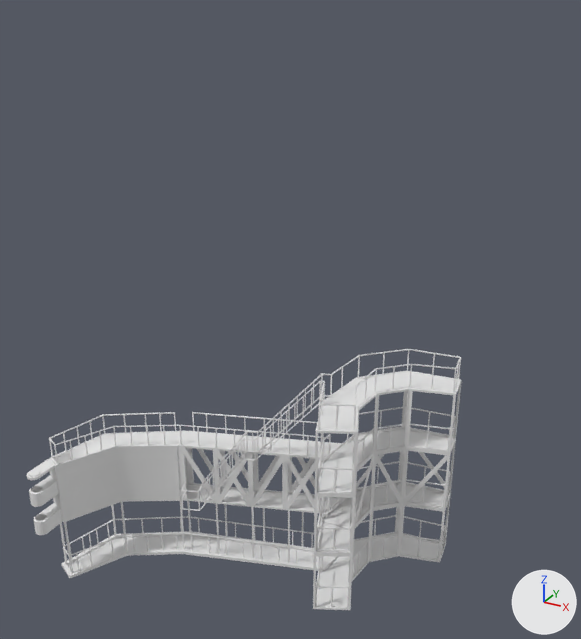
An edit to the FBX model Assets/ART/models/Cosmodrome/BigApproachStation/service right approach_02.FBX, drawn before and after from the same camera.
One viewpoint serves both versions: a camera (50 mm lens) standing at (7.4, -17.9, 18.8) and looking at (-6.7, 7.6, 6.1). The axes (+X, +Y, +Z) are drawn at lower right. The lights are the same throughout. Where no turn or scale is listed for an object, it has been applied to the vertices.

Objects in the first picture: 'service right approach_01'.
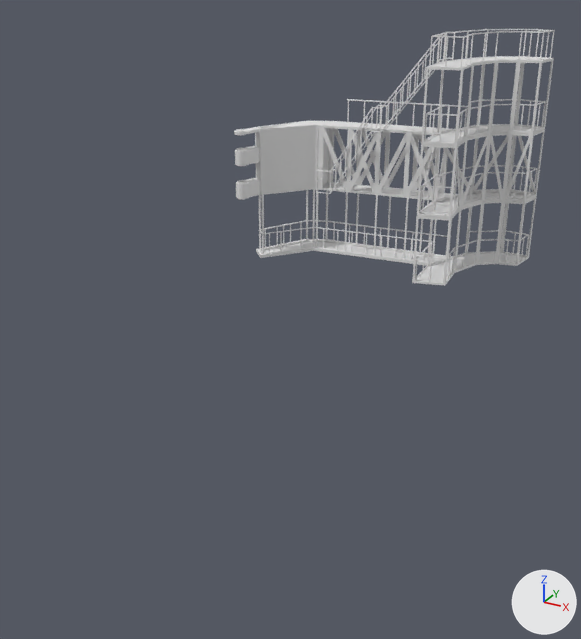
Location of each change, [x1, y1, x2, y2] in pixels of the pictures (581 x 639 px; the box of a moved part takes in the faces that stretch with it):
'service right approach_01', reshaped, moved (26% narrower): before [26, 349, 462, 610]; after [234, 29, 555, 286]
part 1 of me_service_right_approach_01, moved or reshaped: before [177, 431, 342, 514]; after [317, 121, 461, 201]
part 2 of me_service_right_approach_01, moved or reshaped: before [318, 405, 320, 429]; after [347, 100, 349, 122]
part 3 of me_service_right_approach_01, moved or reshaped: before [354, 406, 356, 430]; after [363, 101, 365, 123]
part 4 of me_service_right_approach_01, moved or reshaped: before [336, 405, 338, 430]; after [379, 102, 382, 124]
part 5 of me_service_right_approach_01, moved or reshaped: before [321, 393, 323, 415]; after [396, 103, 398, 125]
part 6 of me_service_right_approach_01, moved or reshaped: before [453, 369, 456, 392]; after [446, 106, 449, 129]
part 7 of me_service_right_approach_01, moved or reshaped: before [203, 395, 331, 502]; after [336, 58, 453, 190]
part 8 of me_service_right_approach_01, moved or reshaped: before [182, 402, 324, 511]; after [316, 59, 443, 194]
part 9 of me_service_right_approach_01, moved or reshaped: before [319, 382, 321, 401]; after [335, 169, 337, 190]
part 10 of me_service_right_approach_01, moved or reshaped: before [297, 397, 298, 418]; after [376, 106, 378, 129]
part 11 of me_service_right_approach_01, moved or reshaped: before [278, 419, 279, 440]; after [385, 106, 387, 129]
part 12 of me_service_right_approach_01, moved or reshaped: before [288, 404, 290, 424]; after [392, 98, 394, 121]
part 13 of me_service_right_approach_01, moved or reshaped: before [270, 427, 271, 447]; after [399, 89, 402, 112]
part 14 of me_service_right_approach_01, moved or reshaped: before [280, 412, 282, 431]; after [406, 80, 409, 104]
part 15 of me_service_right_approach_01, moved or reshaped: before [262, 434, 264, 453]; after [414, 71, 416, 94]
part 16 of me_service_right_approach_01, moved or reshaped: before [273, 419, 274, 438]; after [421, 61, 424, 86]
part 17 of me_service_right_approach_01, moved or reshaped: before [237, 446, 239, 466]; after [444, 33, 447, 58]
part 18 of me_service_right_approach_01, moved or reshaped: before [243, 440, 245, 459]; after [440, 35, 443, 60]
part 19 of me_service_right_approach_01, moved or reshaped: before [257, 433, 259, 452]; after [432, 43, 435, 65]
part 20 of me_service_right_approach_01, deleted: before [26, 349, 462, 610]
part 21 of me_service_right_approach_01, added: after [234, 29, 555, 286]

Edits to the bpy script that builds the scene:
```text
Change me_service_right_approach_01:
    remove me_service_right_approach_01.from_pydata(...)  # 4478 vertices, 8428 faces; spans x -14.03..-0.15, y -0.27..10.14, z -4.31..4.85
    add me_service_right_approach_01.from_pydata(...)  # 3906 vertices, 7456 faces; spans x 19.39..30.15, y -2.62..3.76, z 16.87..26.03
    me_service_right_approach_01 part 1: the loose piece of 485 vertices spanning x -10.44..-4.09, y 4.25..7.63, z -1.61..1.1 is multiplied about its middle by the matrix ((0.81, 0.259, 0.0), (-0.225, 0.966, 0.0), (0.0, 0.0, 1.0)), then moved by (31.7, -4.67, 21.18)
    me_service_right_approach_01 part 2: the loose piece of 12 vertices spanning x -3.59..-3.55, y 4.06..4.1, z 3.82..4.83 is scaled about its middle by (0.847, 0.979, 0.898), then moved by (26.1, -2.63, 18.4)
    me_service_right_approach_01 part 3: the loose piece of 12 vertices spanning x -2.47..-2.43, y 4.62..4.66, z 3.82..4.83 is scaled about its middle by (0.847, 0.979, 0.898), then moved by (25.67, -3.09, 18.4)
    me_service_right_approach_01 part 4: the loose piece of 12 vertices spanning x -3.03..-2.99, y 4.34..4.38, z 3.82..4.83 is scaled about its middle by (0.847, 0.979, 0.898), then moved by (26.91, -2.72, 18.4)
    me_service_right_approach_01 part 5: the loose piece of 12 vertices spanning x -3.94..-3.9, y 4.97..5.01, z 3.82..4.83 is scaled about its middle by (0.847, 0.979, 0.898), then moved by (28.5, -3.25, 18.4)
    me_service_right_approach_01 part 6: the loose piece of 12 vertices spanning x -0.29..-0.25, y 8.98..9.02, z 3.82..4.83 is scaled about its middle by (0.847, 0.979, 0.898), then moved by (26.91, -6.98, 18.4)
    me_service_right_approach_01 part 7: the loose piece of 76 vertices spanning x -9.15..-4.18, y 4.53..6.34, z -1.58..3.93 is multiplied about its middle by the matrix ((0.81, 0.259, 0.0), (-0.225, 0.966, 0.0), (0.0, 0.0, 1.0)), then moved by (31.45, -4.79, 21.18)
    me_service_right_approach_01 part 8: the loose piece of 80 vertices spanning x -9.61..-4.19, y 3.74..5.73, z -1.6..3.93 is multiplied about its middle by the matrix ((0.81, 0.259, 0.0), (-0.225, 0.966, 0.0), (0.0, 0.0, 1.0)), then moved by (31.32, -4.71, 21.18)
    me_service_right_approach_01 part 9: the loose piece of 8 vertices spanning x -4.36..-4.31, y 5.63..5.68, z 3.9..4.81 is moved by (26.9, -5.3, 15.71)
    me_service_right_approach_01 part 10: the loose piece of 8 vertices spanning x -5.44..-5.39, y 5.85..5.91, z 2.85..3.76 is moved by (29.63, -5.3, 19.43)
    me_service_right_approach_01 part 11: the loose piece of 8 vertices spanning x -5.84..-5.79, y 5.12..5.17, z 2.15..3.06 is moved by (30.4, -4.51, 20.13)
    me_service_right_approach_01 part 12: the loose piece of 8 vertices spanning x -5.74..-5.69, y 5.75..5.8, z 2.5..3.41 is moved by (30.56, -5.11, 20.13)
    me_service_right_approach_01 part 13: the loose piece of 8 vertices spanning x -6.14..-6.09, y 5.01..5.07, z 1.8..2.71 is moved by (31.23, -4.34, 21.18)
    me_service_right_approach_01 part 14: the loose piece of 8 vertices spanning x -6.04..-5.98, y 5.65..5.7, z 2.15..3.06 is moved by (31.39, -4.94, 21.18)
    me_service_right_approach_01 part 15: the loose piece of 8 vertices spanning x -6.44..-6.39, y 4.91..4.97, z 1.45..2.36 is moved by (32.06, -4.18, 22.23)
    me_service_right_approach_01 part 16: the loose piece of 8 vertices spanning x -6.33..-6.28, y 5.55..5.6, z 1.8..2.71 is moved by (32.22, -4.78, 22.23)
    me_service_right_approach_01 part 17: the loose piece of 8 vertices spanning x -7.36..-7.31, y 4.57..4.62, z 0.77..1.68 is moved by (34.05, -3.71, 24.31)
    me_service_right_approach_01 part 18: the loose piece of 8 vertices spanning x -7.14..-7.08, y 4.65..4.71, z 1.1..2.01 is moved by (33.84, -4.35, 23.98)
    me_service_right_approach_01 part 19: the loose piece of 8 vertices spanning x -6.93..-6.88, y 5.34..5.4, z 1.1..2.01 is moved by (33.37, -5.07, 23.63)
    me_service_right_approach_01 part 20: 195 loose pieces with 3593 vertices, spanning x -14.03..-0.15, y -0.27..10.14, z -4.31..4.85, are deleted
    me_service_right_approach_01 part 21: 3021 vertices added at x 19.39..30.15, y -2.62..3.76, z 16.87..26.03
Change ob_service_right_approach_01:
    ob_service_right_approach_01.location: (0.0, 0.0, 0.0) -> (-29.53, 11.77, -9.43)
```
